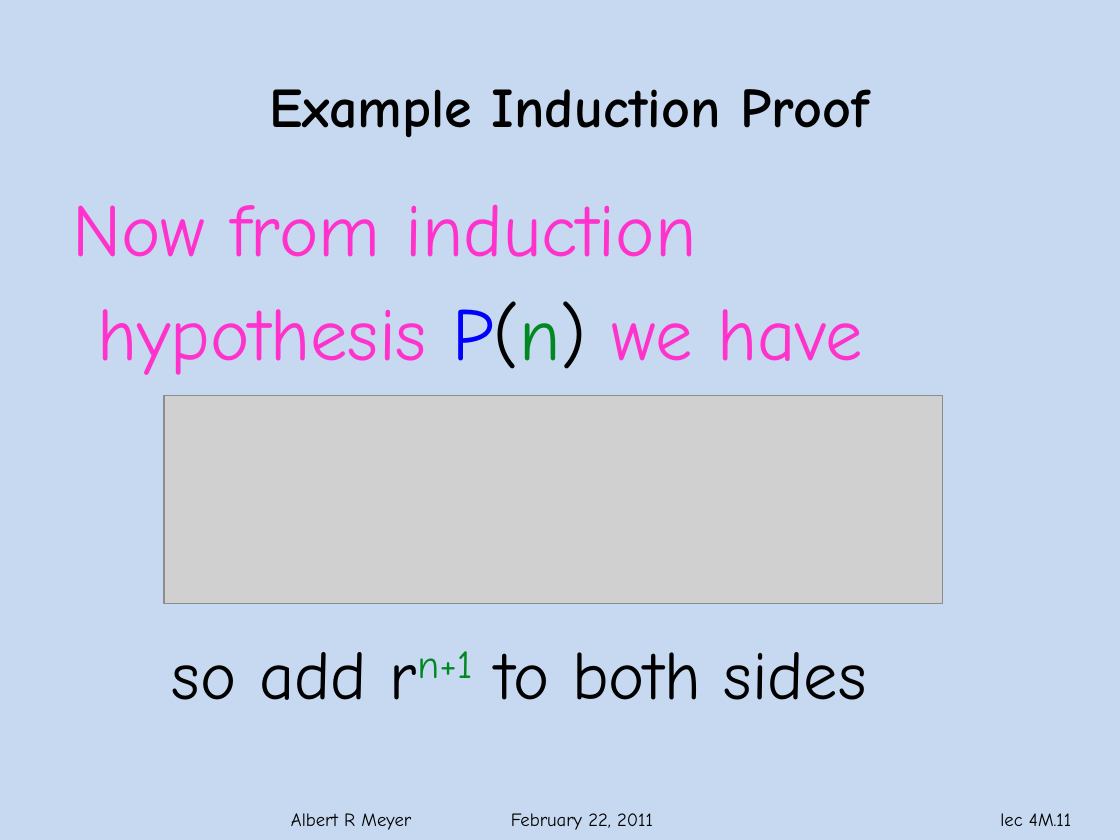
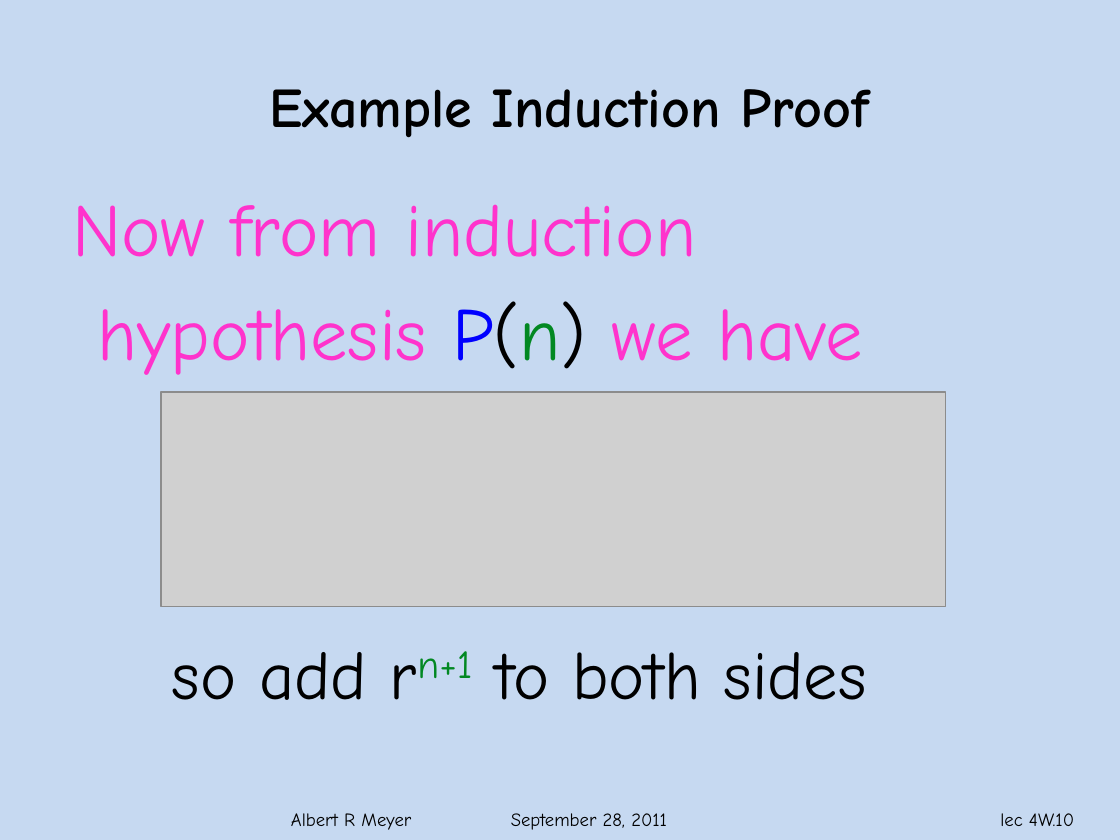
Before and after one commit to armeyer/mcs_web, a slide deck: slide 10 of fall11/slidesF11/slides4w.pptx (slide 11 before the commit). Drawn at 1120x840 pixels with LibreOffice and Linux fonts; fonts in the diff are those of the drawing; grey boxes stand for pictures; background and template pictures are left out. Boxes give left, top, right and bottom in pixels: in the first picture for what was removed or moved away, otherwise in the second. Text is boxed around its words. In the diff, an @@ line names an element or a change of style, - is before the commit and + after.

```diff
--- a/fall11/slidesF11/slides4w.pptx
+++ b/fall11/slidesF11/slides4w.pptx
@@ picture resized from (x1=164, y1=395, x2=942, y2=604) to (x1=161, y1=392, x2=946, y2=607) @@
@@ text at (x1=291, y1=813, x2=667, y2=830): text changed @@
-Albert R Meyer February 22, 2011
+Albert R Meyer September 28, 2011
@@ page number at (x1=1000, y1=813, x2=1074, y2=826): text changed @@
-lec 4M.11
+lec 4W.10
```
Also in this commit, not shown: 58 other slides changed, 3 slides removed.
